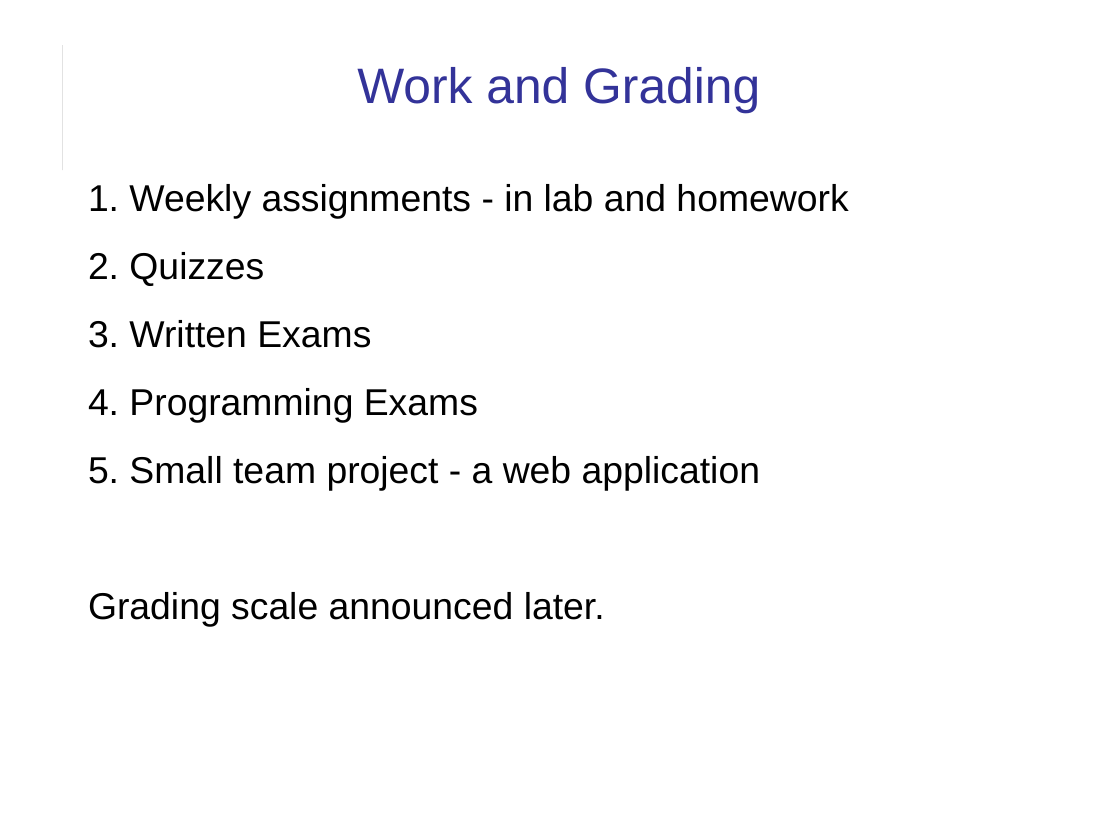
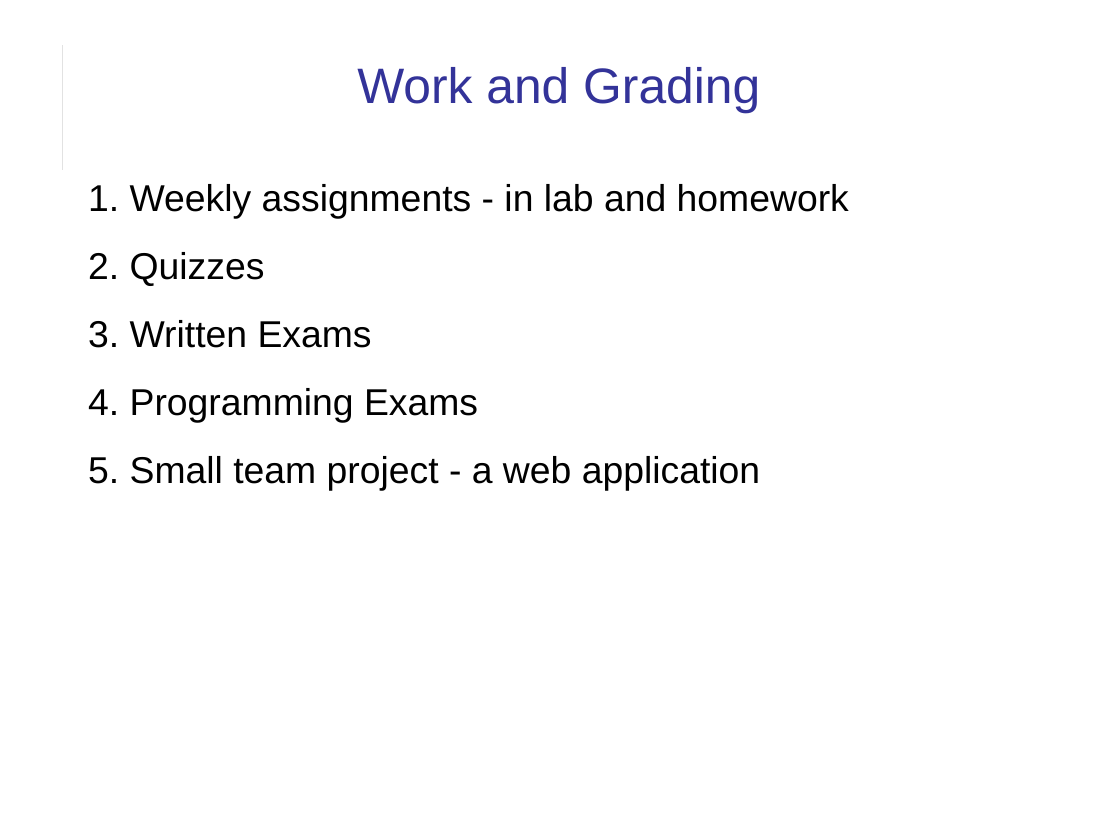
Before and after one commit to cpske/ISP, a slide deck: slide 10 of intro/Introduction-to-Course.ppt (slide 11 before the commit). Drawn at 1120x840 pixels with LibreOffice and Linux fonts; fonts in the diff are those of the drawing. Boxes give left, top, right and bottom in pixels: in the first picture for what was removed or moved away, otherwise in the second. Text is boxed around its words. In the diff, an @@ line names an element or a change of style, - is before the commit and + after.

```diff
--- a/intro/Introduction-to-Course.ppt
+++ b/intro/Introduction-to-Course.ppt
@@ text "1. Weekly assignments - in ..." at <box>88,184,849,491</box>: indent changed @@
@@ text at <box>88,592,605,627</box>: paragraph removed @@
-Grading scale announced later.
```
Also in this commit, not shown: 6 other slides changed, 4 slides added, 5 other files.
